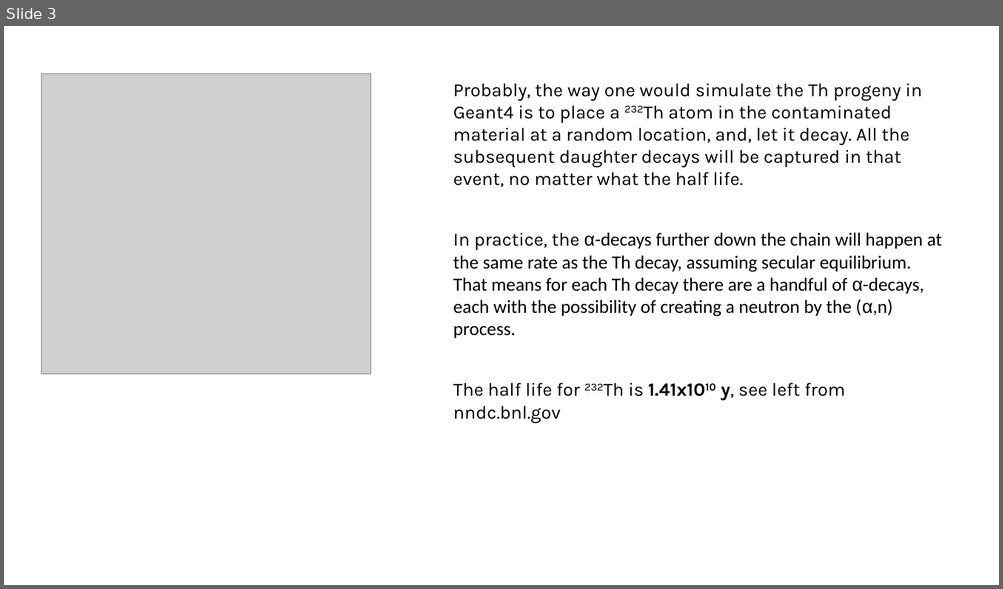
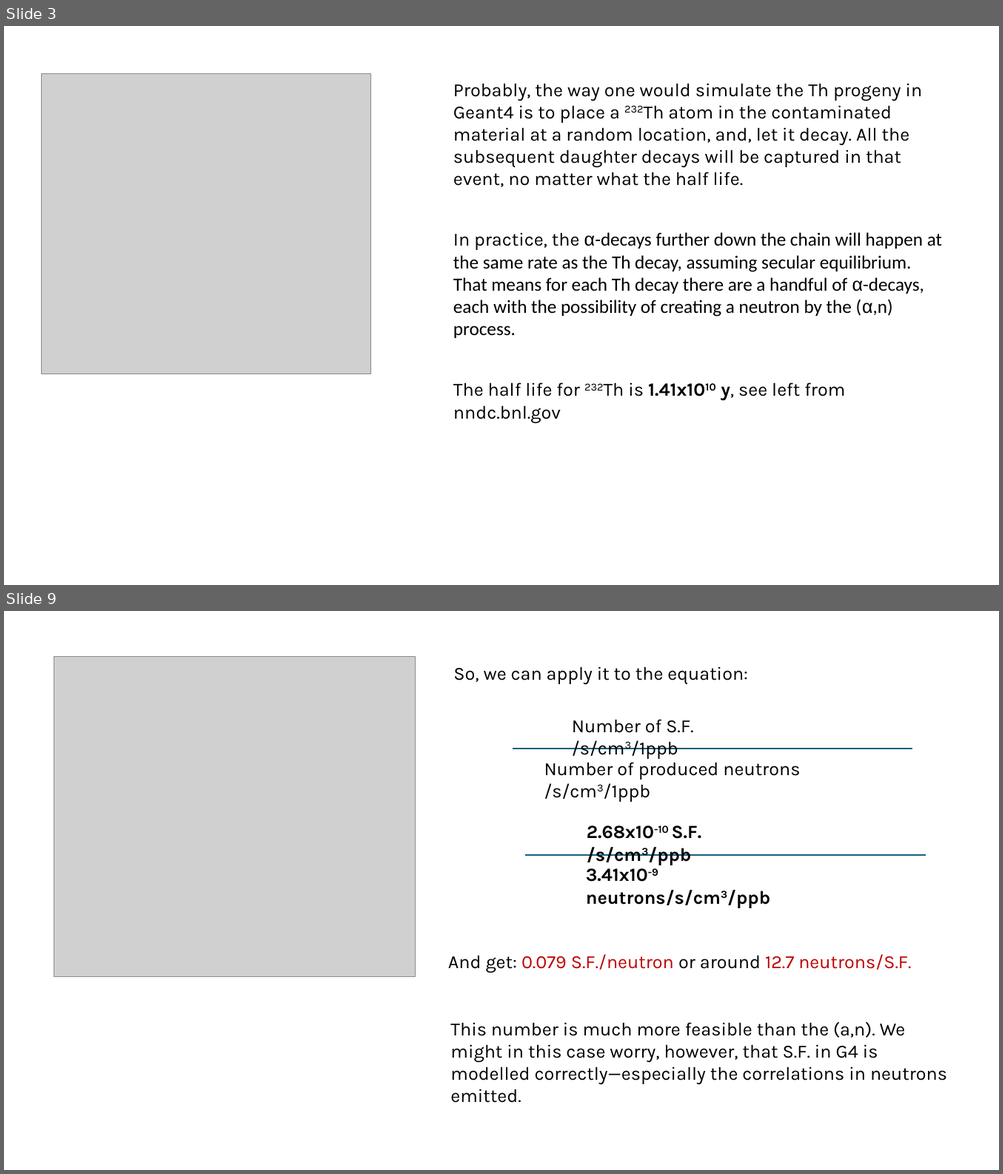
Before and after one commit to villano-lab/n-elec-scattering, a slide deck: 2-Flux/bknds_notes/an-simulation.pptx. Shown one above the other, each under a label of ours: slide 3 before the commit, slides 3 and 9 after it; the slides between them are not shown. The pictures are 1003x589 and 1003x1174 pixels, drawn with LibreOffice and Linux fonts; fonts in the diff are those of the drawing; grey boxes stand for pictures. Boxes give left, top, right and bottom in pixels: in the first picture for what was removed or moved away, otherwise in the second. Text is boxed around its words. In the diff, an @@ line names an element or a change of style, - is before the commit and + after.

```diff
--- a/2-Flux/bknds_notes/an-simulation.pptx
+++ b/2-Flux/bknds_notes/an-simulation.pptx
@@ slide 9 added at bbox=[4, 611, 999, 1170], background #FFFFFF @@
@@ picture added at bbox=[54, 657, 415, 977] @@
@@ text added at bbox=[453, 667, 748, 684], 18 pt, text #000000 @@
+So, we can apply it to the equation:
@@ text added at bbox=[572, 719, 693, 759], 18 pt, text #000000 @@
+Number of S.F. /s/cm3/1ppb
@@ line added from (512, 749) to (912, 749), #156082 1.5 pt @@
@@ text added at bbox=[544, 758, 800, 802], 18 pt, text #000000 @@
+Number of produced neutrons /s/cm3/1ppb
@@ text added at bbox=[586, 826, 702, 866], 18 pt, text #000000, bold @@
+2.68x10-10 S.F. /s/cm3/ppb
@@ line added from (526, 855) to (925, 855), #156082 1.5 pt @@
@@ text added at bbox=[586, 869, 770, 908], 18 pt, text #000000, bold @@
+3.41x10-9 neutrons/s/cm3/ppb
@@ text added at bbox=[448, 954, 910, 974], 18 pt, text #C00000 @@
+And get: 0.079 S.F./neutron or around 12.7 neutrons/S.F.
@@ text added at bbox=[450, 1022, 947, 1085], 18 pt, text #000000 @@
+This number is much more feasible than the (a,n). We might in this case worry, however, that S.F. in G4 is modelled correctly—especially the correlations in neutrons emitted.
```
Also in this commit, not shown: 5 slides changed, 1 other slide added, 1 slide removed.
